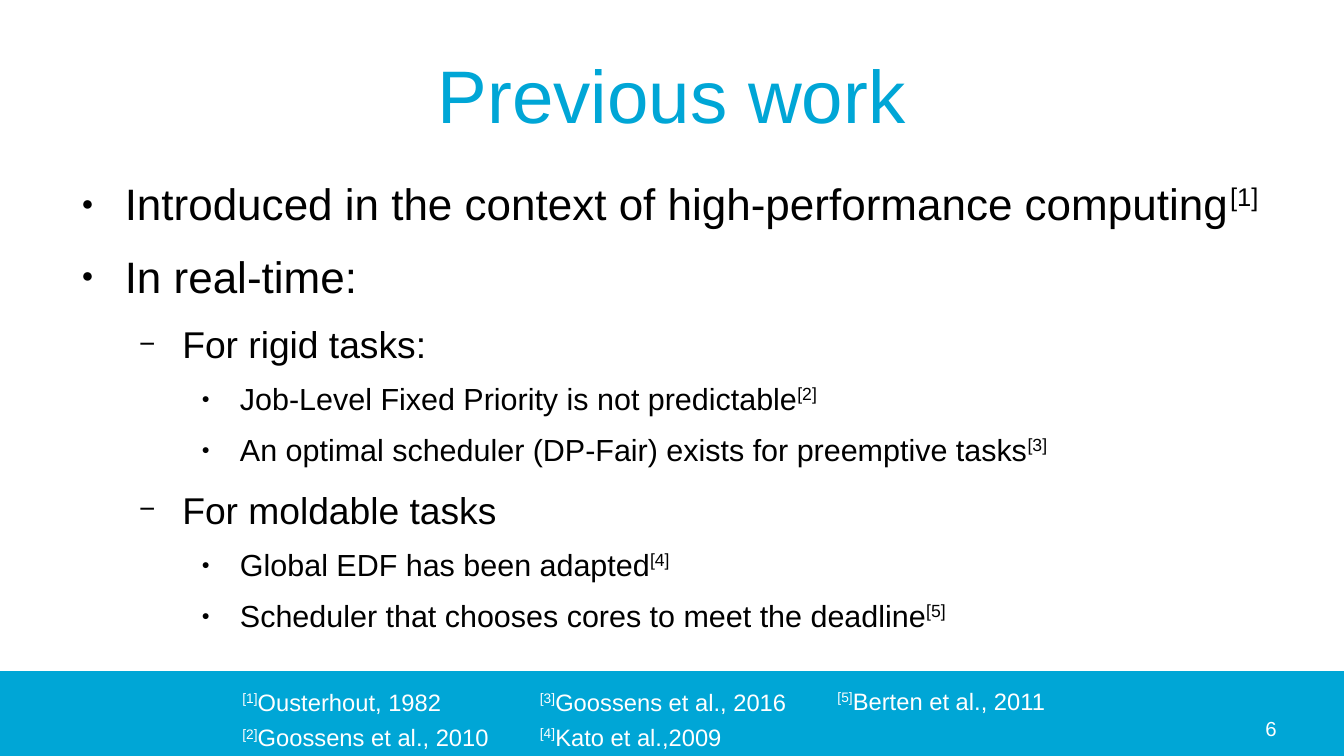
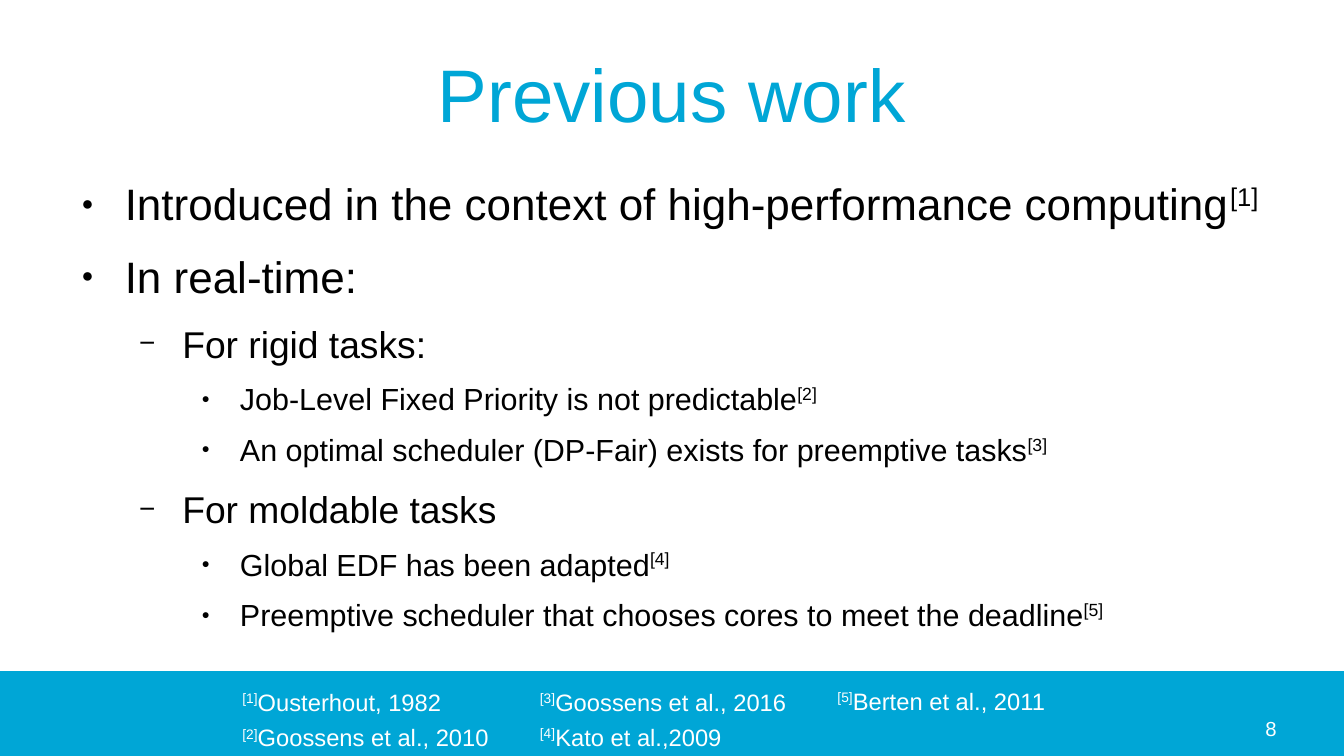
Before and after one commit to jmigual/APATeoria, a slide deck: slide 8 of Notes/TFM_presentations/2020_02_24/2020_02_24.odp (slide 6 before the commit). Drawn at 1344x756 pixels with LibreOffice and Linux fonts; fonts in the diff are those of the drawing; background and template pictures are left out. Boxes give left, top, right and bottom in pixels: in the first picture for what was removed or moved away, otherwise in the second. Text is boxed around its words. In the diff, an @@ line names an element or a change of style, - is before the commit and + after.

```diff
--- a/Notes/TFM_presentations/2020_02_24/2020_02_24.odp
+++ b/Notes/TFM_presentations/2020_02_24/2020_02_24.odp
@@ text at (x1=240, y1=603, x2=1104, y2=632): text changed @@
-    ● Scheduler that chooses cores to meet the deadline[5]
+    ● Preemptive scheduler that chooses cores to meet the deadline[5]
@@ page number at (x1=1265, y1=722, x2=1276, y2=737): text changed @@
-6
+8
```
Also in this commit, not shown: 6 other slides changed, 6 slides added, 2 slides removed, 17 other files.
